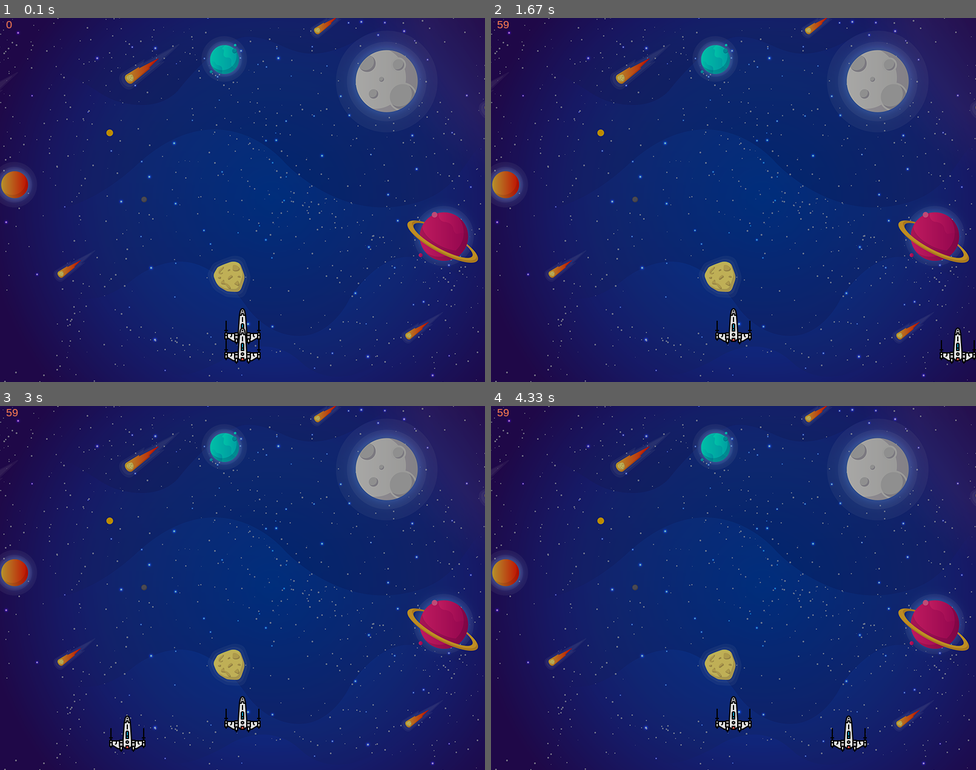
Above: before the commit, frames 1-4 (two rows, left to right).
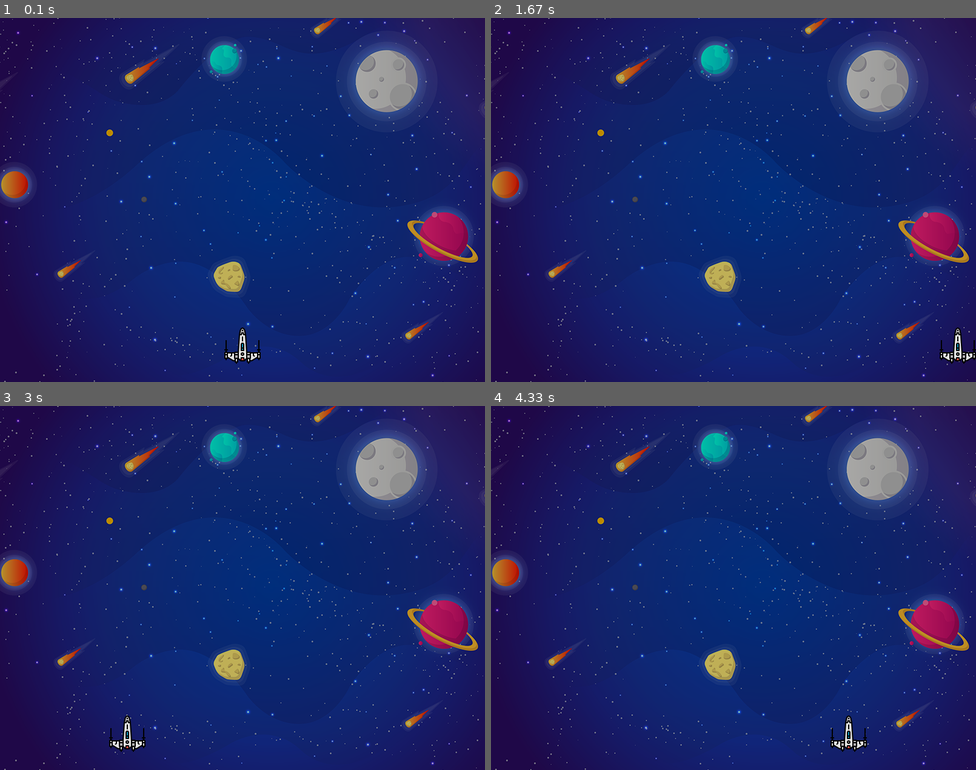
Above: after the commit, the same moments.

Repository: blamerra/pySpaceInvaders
Game: pygame game, started from main.py
Two runs of this game, one before a commit and one after it. Both use one fixed random seed, a clock stepped at 60 frames per second and the inputs below.
Inputs:
- Up to frame 1 (0.1 s): no input
- Up to frame 2 (1.67 s): hold Right 0.33-0.8 s; hold Up 0.83-1.13 s; hold Right 1.17-1.63 s
- Up to frame 3 (3 s): hold Left 1.67-2.2 s; hold Down 2.23-2.53 s; hold Left 2.57-2.97 s
- Up to frame 4 (4.33 s): hold Right 3.4-4.03 s

The runs differ from the first frame. In frame 1, 0.3% of the frame differs, in the area x 1-54%, y 0-90%; in frame 2, 0.3%; in frame 3, 0.3%; in frame 4, 0.3%.

Commit message:
sprite player and background

Diff:
--- a/asset.py
+++ /dev/null
@@ -1,7 +0,0 @@
-class Asset:
-    def __init__(self, pygame):
-        self.pygame = pygame
-        self.img = None
-        self.x = 0
-        self.y = 0
-        self.change = 0
--- a/main.py
+++ b/main.py
@@ -8,26 +8,6 @@
 import pygame
 
 
-# Sprites test
-class Rectangle(pygame.sprite.Sprite):
-    def __init__(self):
-        # Heredamos el init de la clase Sprite de Pygame
-        super().__init__()
-        # Rectángulo (jugador)
-        self.image = pygame.Surface((200, 200))
-        self.image.fill((0, 0, 0))
-        # Obtiene el rectángulo (sprite)
-        self.rect = self.image.get_rect()
-        # Centra el rectángulo (sprite)
-        self.rect.center = (SCREEN_WIDTH // 2, SCREEN_HEIGHT // 2)
-
-    def update(self):
-        # Actualiza esto cada vuelta de bucle.
-        self.rect.y += 10
-        if self.rect.top > SCREEN_HEIGHT:
-            self.rect.bottom = 0
-
-
 class Player(pygame.sprite.Sprite):
     def __init__(self):
         super().__init__()
@@ -35,104 +15,98 @@
         self.rect = self.image.get_rect()
         self.rect.center = (SCREEN_WIDTH // 2, SCREEN_HEIGHT - SCREEN_HEIGHT * 0.1)
 
-    def right(self):
+    def move_up(self):
+        if (self.rect.y > 0) & PLAYER_VERTICAL_MOVE:
+            self.rect.y -= PLAYER_SPEED
+
+    def move_down(self):
+        if (self.rect.y < SCREEN_HEIGHT - self.rect.height) & PLAYER_VERTICAL_MOVE:
+            self.rect.y += PLAYER_SPEED
+
+    def move_right(self):
         if self.rect.x < SCREEN_WIDTH - self.rect.width:
             self.rect.x += PLAYER_SPEED
 
-    def left(self):
+    def move_left(self):
         if self.rect.x > 0:
             self.rect.x -= PLAYER_SPEED
 
     def update(self):
         keys = pygame.key.get_pressed()
         if keys[pygame.K_LEFT]:
-            self.left()
+            self.move_left()
         elif keys[pygame.K_RIGHT]:
-            self.right()
+            self.move_right()
+        if keys[pygame.K_UP]:
+            self.move_up()
+        elif keys[pygame.K_DOWN]:
+            self.move_down()
 
 
-class Asset:
-    def __init__(self, game, scr):
-        self.pygame = game
-        self.img = None
-        self.x = 0
-        self.y = 0
-        self.change = 0
-        self.screen = scr
-        self.speed = 0.5
-        self.width = 64
-        self.height = 64
+class Background(pygame.sprite.Sprite):
+    def __init__(self):
+        super().__init__()
+        self.image = pygame.image.load(BACKGROUND_IMAGE).convert()
+        self.rect = self.image.get_rect()
+        self.rect.topleft = [0, 0]
 
-    def load_image(self, image_name):
-        self.img = pygame.image.load(image_name)
+    def update(self):
+        if BACKGROUND_MOVE:
+            self.rect.y += 1
 
-    def render(self):
-        screen.blit(playerImg, (self.x, self.y))
 
 
 # Constants
 SCREEN_WIDTH = 800
 SCREEN_HEIGHT = 600
+SCREEN_ICON = "media/img/ico.png"
+SCREEN_TITLE = "Space Invaders"
+
+BACKGROUND_IMAGE = "media/img/background.png"
+BACKGROUND_MUSIC = "media/sound/background.wav"
+BACKGROUND_MOVE = False
+
 PLAYER_SPEED = 10
 PLAYER_SIZE = 64
+PLAYER_VERTICAL_MOVE = False
 PLAYER_IMAGE = "media/img/spaceship.png"
-FPS = 60
 
+GAME_FPS = 60
 
 # Initialize game
 pygame.init()
 pygame.event.set_allowed([pygame.QUIT, pygame.KEYDOWN, pygame.KEYUP])
 
 # Screen
-icon = pygame.image.load("media/img/ico.png")
+icon = pygame.image.load(SCREEN_ICON)
 pygame.display.set_icon(icon)
-pygame.display.set_caption("Space Invaders")
+pygame.display.set_caption(SCREEN_TITLE)
 screen = pygame.display.set_mode((SCREEN_WIDTH, SCREEN_HEIGHT))
-background = pygame.image.load("media/img/background.png").convert()
-screen.blit(background, (0, 0))
+# TODO crear un sprite para el background y moverlo
+# background = pygame.image.load(BACKGROUND_IMAGE).convert()
+# screen.blit(background, (0, 0))
 
 # Music
-pygame.mixer.music.load("media/sound/background.wav")
-pygame.mixer.music.play(-1)
+# TODO descomentar musica
+# pygame.mixer.music.load(SCREEN_BACKGROUND_MUSIC)
+# pygame.mixer.music.play(-1)
 
 # FPS control
-clock = pygame.time.Clock()
+game_clock = pygame.time.Clock()
 
 
 def update_fps():
     font = pygame.font.SysFont("Arial", 18)
-    fps = str(int(clock.get_fps()))
+    fps = str(int(game_clock.get_fps()))
     fps_text = font.render(fps, True, pygame.Color("coral"))
     return fps_text
 
 
-# Player
-playerImg = pygame.image.load("media/img/spaceship.png")
-playerX = SCREEN_WIDTH / 2 - PLAYER_SIZE / 2
-playerY = SCREEN_HEIGHT - PLAYER_SIZE - SCREEN_HEIGHT * 0.1
-playerChange = 0
-
 # Sprites creation
 player = Player()
-# rectangle = Rectangle()
+background = Background()
 sprites = pygame.sprite.Group()
-sprites.add(player)
-'''
-player = Asset(pygame, screen)
-player.x = SCREEN_WIDTH / 2 - PLAYER_SIZE / 2
-player.y = SCREEN_HEIGHT - PLAYER_SIZE - SCREEN_HEIGHT * 0.1
-player.load_image("media/img/spaceship.png")
-'''
-
-
-def player(x, y):
-    screen.blit(playerImg, (x, y))
-
-
-def player_get_position(x, change):
-    position = min(max(0, x + change), SCREEN_WIDTH)
-    return position
-
+sprites.add(background, player)
 
 # Game loop
 running = 1
@@ -142,37 +116,17 @@
     for event in pygame.event.get():
         if event.type == pygame.QUIT:
             running = 0
-        '''
 
-        keys = pygame.key.get_pressed()
-        if keys[pygame.K_LEFT]:
-            playerChange = -PLAYER_SPEED
-            player.left()
-            #player.rect.x += -PLAYER_SPEED
-        elif keys[pygame.K_RIGHT]:
-            playerChange = PLAYER_SPEED
-            player.right()
-            #player.rect.x += PLAYER_SPEED
-        else:
-            playerChange = 0
+    # Render Screen
+    #screen.blit(background, (0, 0))
+    # FPS
+    game_clock.tick(GAME_FPS)
+    screen.blit(update_fps(), (10, 0))
 
-        if event.type == pygame.KEYUP:
-            if event.key == pygame.K_RIGHT or pygame.K_LEFT:
-
-
-        if event.type == pygame.KEYDOWN:
-            if event.key == pygame.K_LEFT:
-                playerChange = -PLAYER_SPEED
-            if event.key == pygame.K_RIGHT:
-                playerChange = PLAYER_SPEED
-        '''
-    # Render Screen
-    screen.blit(background, (0, 0))
-    # FPS
-    clock.tick(FPS)
-    screen.blit(update_fps(), (10, 0))
-    playerX = player_get_position(playerX, playerChange)
-    player(playerX, playerY)
     sprites.update()
     sprites.draw(screen)
     pygame.display.update()
+    # TODO mirar para que sirve .flip()
+    pygame.display.flip()
+
+pygame.quit()
--- /dev/null
+++ b/player.py
@@ -0,0 +1,34 @@
+
+class Player(pygame.sprite.Sprite):
+    def __init__(self):
+        super().__init__()
+        self.image = pygame.image.load(PLAYER_IMAGE)
+        self.rect = self.image.get_rect()
+        self.rect.center = (SCREEN_WIDTH // 2, SCREEN_HEIGHT - SCREEN_HEIGHT * 0.1)
+
+    def move_up(self):
+        if (self.rect.y > 0) & PLAYER_VERTICAL_MOVE:
+            self.rect.y -= PLAYER_SPEED
+
+    def move_down(self):
+        if (self.rect.y < SCREEN_HEIGHT - self.rect.height) & PLAYER_VERTICAL_MOVE:
+            self.rect.y += PLAYER_SPEED
+
+    def move_right(self):
+        if self.rect.x < SCREEN_WIDTH - self.rect.width:
+            self.rect.x += PLAYER_SPEED
+
+    def move_left(self):
+        if self.rect.x > 0:
+            self.rect.x -= PLAYER_SPEED
+
+    def update(self):
+        keys = pygame.key.get_pressed()
+        if keys[pygame.K_LEFT]:
+            self.move_left()
+        elif keys[pygame.K_RIGHT]:
+            self.move_right()
+        if keys[pygame.K_UP]:
+            self.move_up()
+        elif keys[pygame.K_DOWN]:
+            self.move_down()
--- a/raul.py
+++ b/raul.py
@@ -2,7 +2,7 @@
 
 SCREEN_WIDTH = 800
 SCREEN_HEIGHT = 640
-IMAGE_PLAYER = 'ico_ufo.png'
+IMAGE_PLAYER = 'media/img/alien.png'
 PLAYER_SPEED = 5
 
 class Player(pygame.sprite.Sprite):
